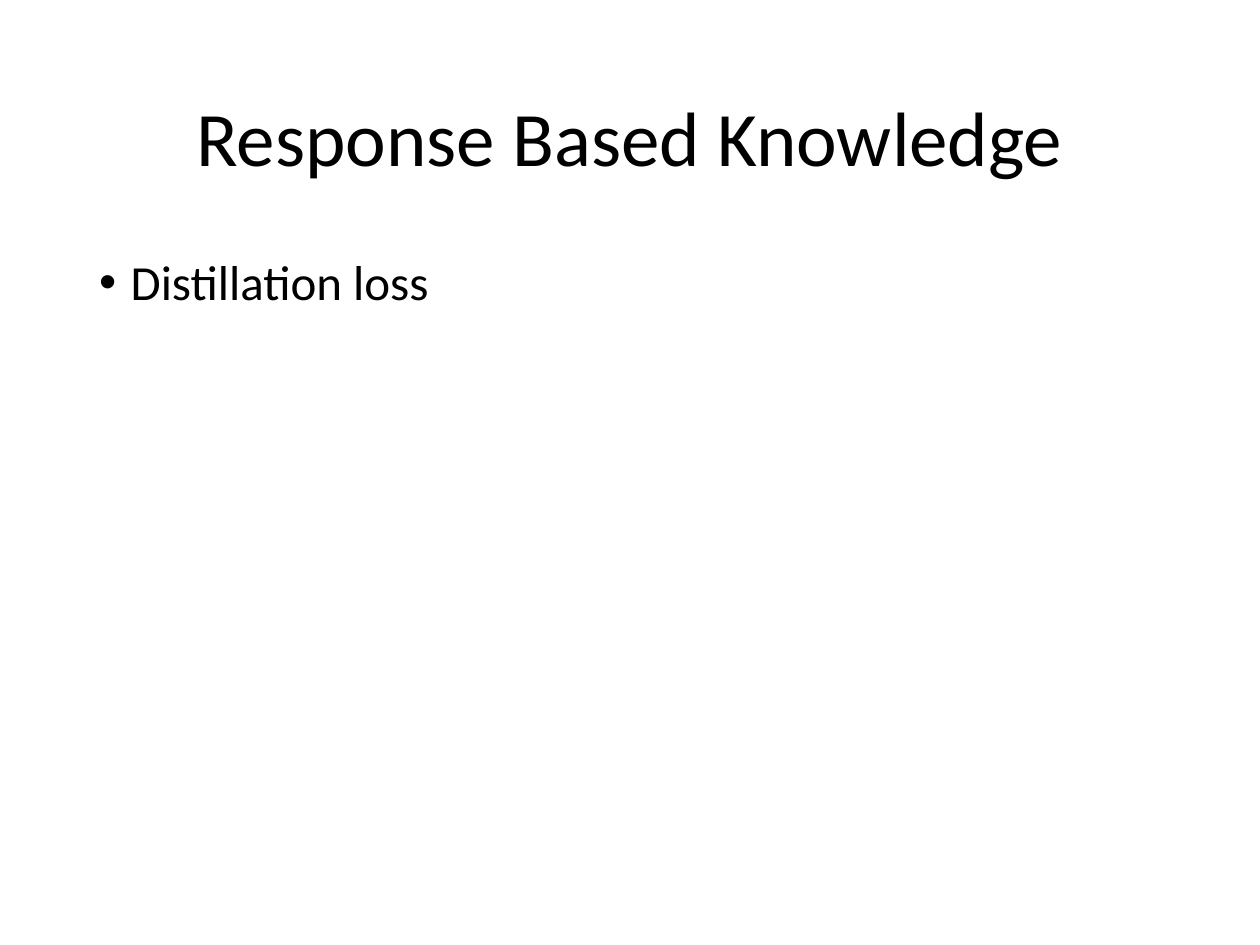
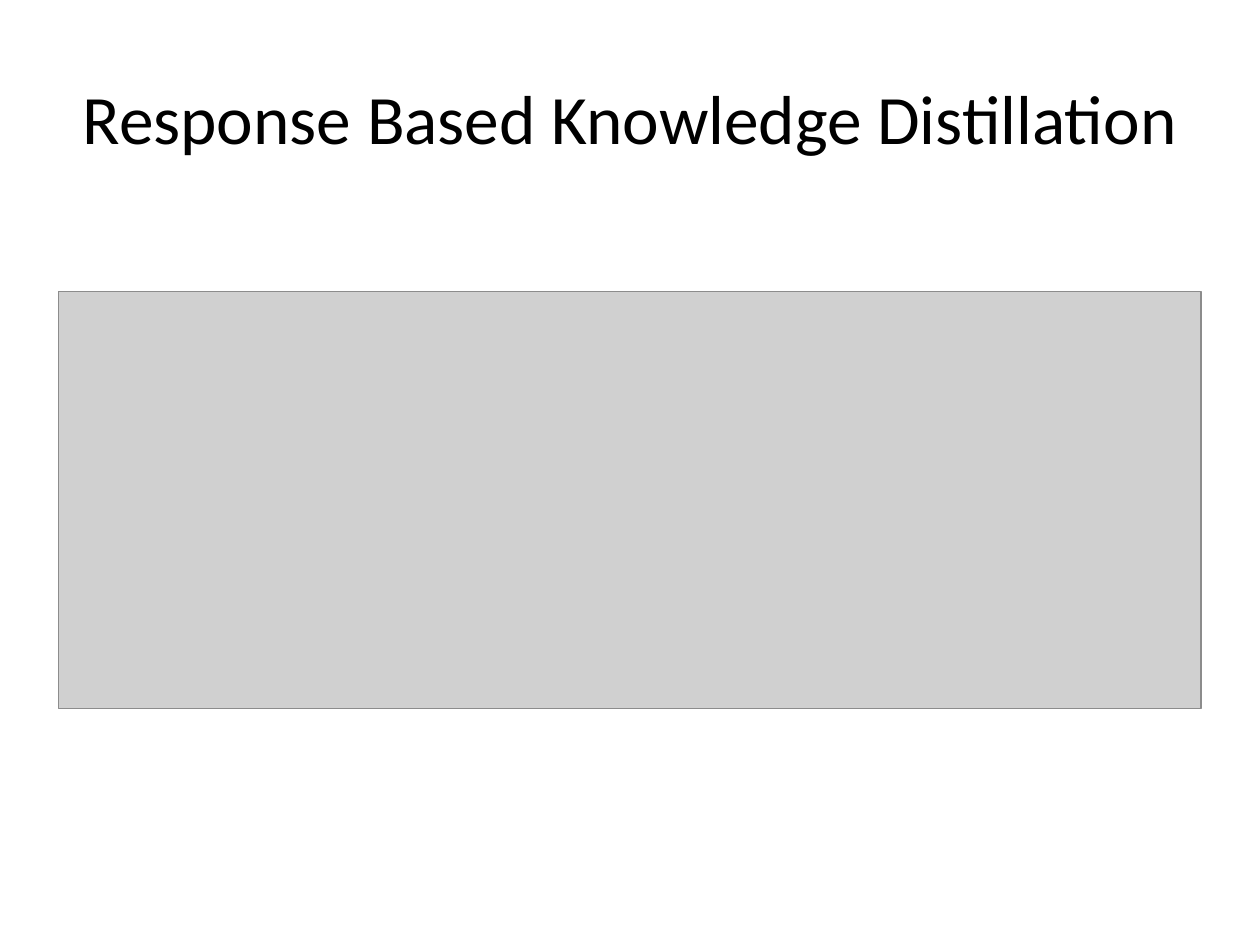
Before and after one commit to look4pritam/KnowledgeDistillation, a slide deck: slide 14 of Presentations/KnowledgeDistillation.pptx (slide 10 before the commit). Drawn at 1260x945 pixels with LibreOffice and Linux fonts; fonts in the diff are those of the drawing; grey boxes stand for pictures. Boxes give left, top, right and bottom in pixels: in the first picture for what was removed or moved away, otherwise in the second. Text is boxed around its words. In the diff, an @@ line names an element or a change of style, - is before the commit and + after.

```diff
--- a/Presentations/KnowledgeDistillation.pptx
+++ b/Presentations/KnowledgeDistillation.pptx
@@ title at (83, 96, 1176, 156): text changed; size 44 to 39.6 pt @@
-Response Based Knowledge
+Response Based Knowledge Distillation
@@ text removed at (131, 266, 428, 301) @@
-• Distillation loss
@@ picture added at (59, 291, 1201, 708) @@
```
Also in this commit, not shown: 9 other slides changed, 17 slides added, 12 slides removed.
